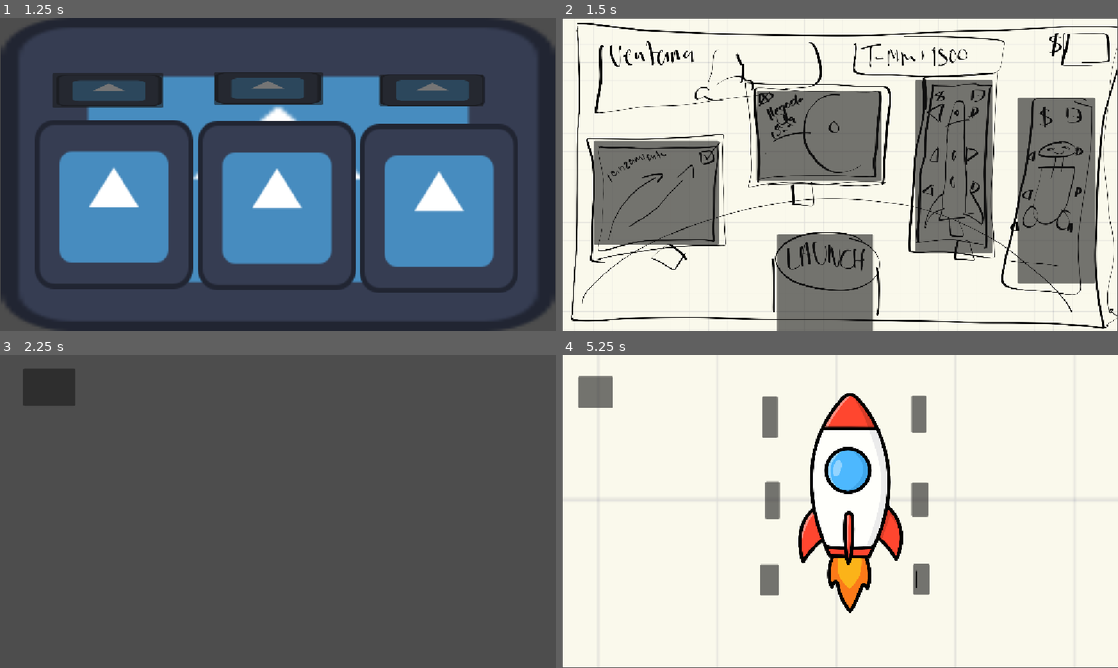
Above: before the commit, frames 1-4 (two rows, left to right).
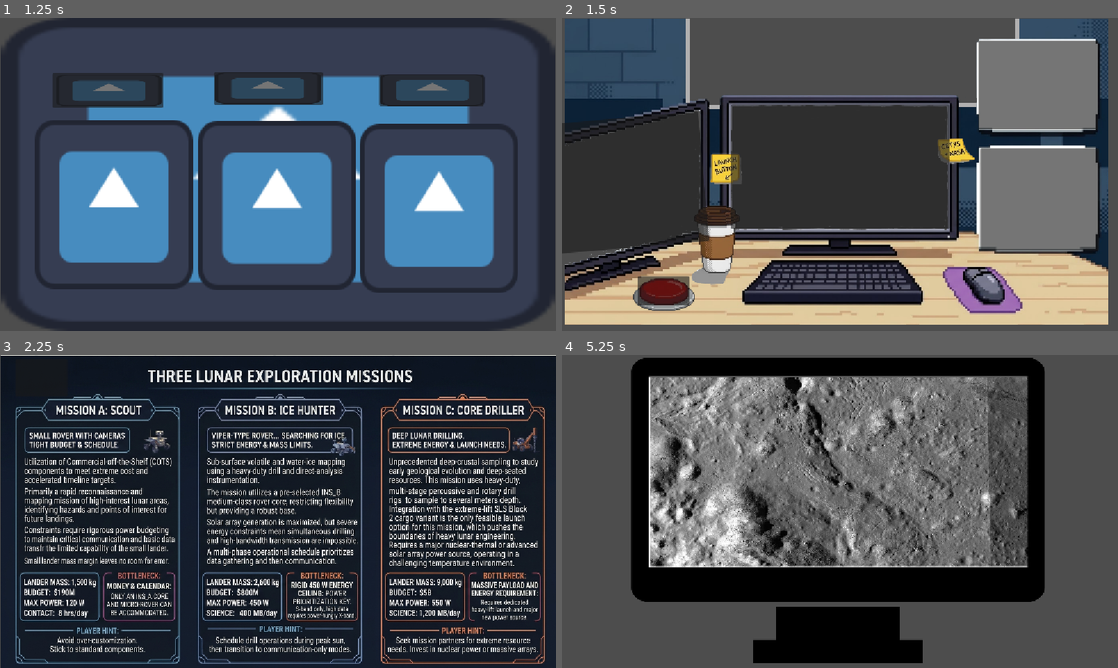
Above: after the commit, the same moments.

Repository: fernandaavila08/NASA2026
Game: Godot game, scene res://menu.tscn
Same seed, same stepped clock (60 frames per second), same inputs: the game is played once before the commit and once after it. The engine's default icon, where the game draws it, is replaced by a stand-in: a white triangle on a blue panel in a dark square.
Inputs (mouse positions are in pixels of both pictures, inside the frame that each line leads up to; where the layout moved, square brackets give the same spot in the first picture):
- Up to frame 1 (1.25 s): click (122, 124) at 0.5 s
- Up to frame 2 (1.5 s): click (828, 89) at 1.25 s
- Up to frame 3 (2.25 s): click (278, 505) [255, 473] at 2 s
- Up to frame 4 (5.25 s): click (600, 376) [612, 386] at 2.75 s; click (662, 627) [823, 621] at 3.5 s; click (823, 621) at 4.27 s; click (951, 502) at 5.02 s

Frame 1 is identical in both runs. In frame 2, 92% of the frame differs, in the area x 0-100%, y 0-100%; in frame 3, 96%; in frame 4, 98%.

Commit message:
MMM

Diff:
--- a/space/llegada_luna.tscn
+++ b/space/llegada_luna.tscn
@@ -1,8 +1,10 @@
 [gd_scene format=3 uid="uid://bdpfi6ebkuopq"]
 
 [ext_resource type="Script" uid="uid://bf8fpk6bykey0" path="res://llegada_luna.gd" id="1_17eu6"]
+[ext_resource type="Texture2D" uid="uid://ca58057bdjr6c" path="res://bocetomision1.png" id="2_uxfdg"]
+[ext_resource type="Texture2D" uid="uid://dx1jycsfs8jyh" path="res://MISIONES_G.jpg" id="3_4v5xr"]
 
-[node name="llegadaluna" type="Control" unique_id=317629625]
+[node name="seleccionmision" type="Control" unique_id=317629625]
 layout_mode = 3
 anchors_preset = 15
 anchor_right = 1.0
@@ -11,11 +13,35 @@
 grow_vertical = 2
 script = ExtResource("1_17eu6")
 
+[node name="Bocetomision1" type="Sprite2D" parent="." unique_id=1584090612]
+position = Vector2(576.99994, 323)
+scale = Vector2(2.6697674, 4.75)
+texture = ExtResource("2_uxfdg")
+region_enabled = true
+region_rect = Rect2(2152, 256, 430, 136)
+
+[node name="MisionesG" type="Sprite2D" parent="." unique_id=1514038384]
+position = Vector2(580.4584, 332.24997)
+scale = Vector2(0.82179207, 0.85872394)
+texture = ExtResource("3_4v5xr")
+
 [node name="regreso" type="Button" parent="." unique_id=909762491]
 layout_mode = 0
-offset_left = 48.0
-offset_top = 28.0
-offset_right = 156.0
-offset_bottom = 106.0
+offset_left = 32.0
+offset_top = 8.0
+offset_right = 140.0
+offset_bottom = 86.0
+theme_override_colors/font_outline_color = Color(1, 1, 1, 1)
+
+[node name="Label" type="Label" parent="." unique_id=162179991]
+modulate = Color(0, 0, 0, 1)
+layout_mode = 0
+offset_left = 1213.0
+offset_top = 56.0
+offset_right = 1442.0
+offset_bottom = 105.0
+scale = Vector2(3, 3)
+text = "SELECT THE MISION
+GRRR"
 
 [connection signal="pressed" from="regreso" to="." method="_on_regreso_pressed"]
--- a/space/mision2.tscn
+++ b/space/mision2.tscn
@@ -1,7 +1,7 @@
 [gd_scene format=3 uid="uid://b7m0owc8mcxlm"]
 
 [ext_resource type="Script" uid="uid://b3y22h8vxgfk1" path="res://mision_2.gd" id="1_62t6e"]
-[ext_resource type="Texture2D" uid="uid://ca58057bdjr6c" path="res://bocetomision1.png" id="1_ggdc3"]
+[ext_resource type="Texture2D" uid="uid://h6r4dp4gybyq" path="res://OFICINA.png" id="2_62t6e"]
 
 [node name="mision2" type="Control" unique_id=1541858817]
 layout_mode = 3
@@ -12,45 +12,48 @@
 grow_vertical = 2
 script = ExtResource("1_62t6e")
 
-[node name="Bocetomision1" type="Sprite2D" parent="." unique_id=1925287409]
-position = Vector2(576.0748, 324.875)
-scale = Vector2(0.42990652, 0.39867365)
-texture = ExtResource("1_ggdc3")
+[node name="Oficina" type="Sprite2D" parent="." unique_id=659827543]
+position = Vector2(569.1111, 318.25)
+scale = Vector2(0.1877037, 0.1877037)
+texture = ExtResource("2_62t6e")
 
 [node name="nave2" type="Button" parent="." unique_id=62505080]
 layout_mode = 0
-offset_left = 732.0
-offset_top = 128.0
-offset_right = 892.0
-offset_bottom = 487.0
+offset_left = 863.0
+offset_top = 47.0
+offset_right = 1111.0
+offset_bottom = 230.0
 
 [node name="rover" type="Button" parent="." unique_id=1121888341]
 layout_mode = 0
-offset_left = 944.0
-offset_top = 165.0
-offset_right = 1105.0
-offset_bottom = 550.0
+offset_left = 867.0
+offset_top = 270.0
+offset_right = 1112.0
+offset_bottom = 481.0
 
 [node name="llegadaalaluna" type="Button" parent="." unique_id=144821712]
 layout_mode = 0
-offset_left = 403.0
-offset_top = 151.0
-offset_right = 662.0
-offset_bottom = 338.0
+offset_left = 350.0
+offset_top = 179.0
+offset_right = 803.0
+offset_bottom = 437.0
 
 [node name="orbitas" type="Button" parent="." unique_id=1714853568]
 layout_mode = 0
-offset_left = 66.0
-offset_top = 254.0
-offset_right = 325.0
-offset_bottom = 470.0
+offset_left = -435.0
+offset_top = 140.0
+offset_right = 98.80615
+offset_bottom = 355.96313
+rotation = -0.08593072
+scale = Vector2(0.8212944, 1.245533)
+pivot_offset = Vector2(1591.0538, 87.685135)
 
 [node name="launch" type="Button" parent="." unique_id=1908880649]
 layout_mode = 0
-offset_left = 446.0
-offset_top = 447.0
-offset_right = 645.0
-offset_bottom = 651.0
+offset_left = 157.0
+offset_top = 535.0
+offset_right = 264.0
+offset_bottom = 594.0
 
 [connection signal="pressed" from="nave2" to="." method="_on_nave_2_pressed"]
 [connection signal="pressed" from="rover" to="." method="_on_rover_pressed"]
--- a/space/mision_2.gd
+++ b/space/mision_2.gd
@@ -28,7 +28,7 @@
 
 
 func _on_launch_pressed() -> void:
-	#get_tree().change_scene_to_file("")
+	get_tree().change_scene_to_file("res://postn_2.tscn")
 	pass # Replace with function body.
 
 
Binary file added: space/MISIONES_G.jpg
Not shown, added: space/MISIONES_G.jpg.import
Binary file added: space/OFICINA.png
Not shown, added: space/OFICINA.png.import
